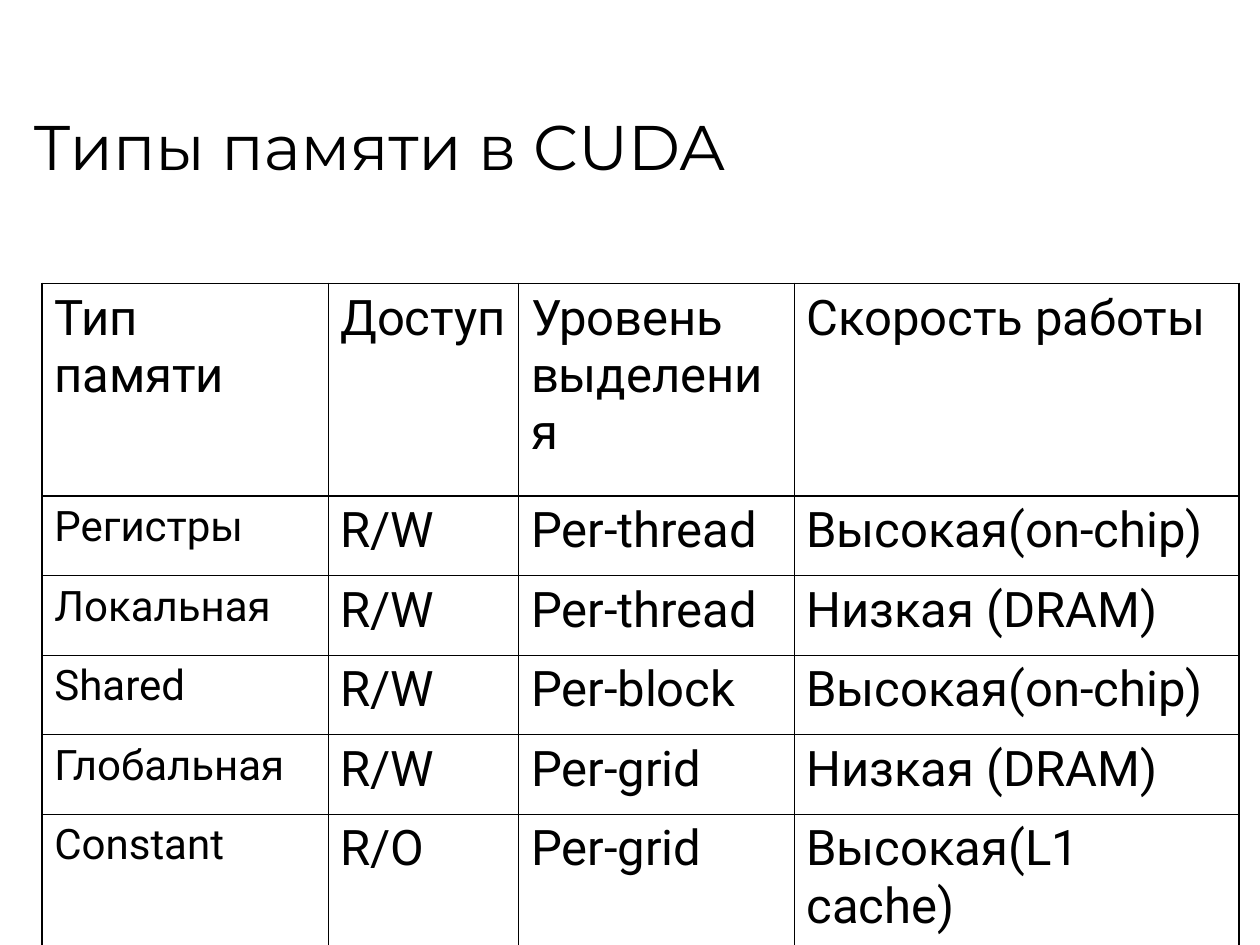
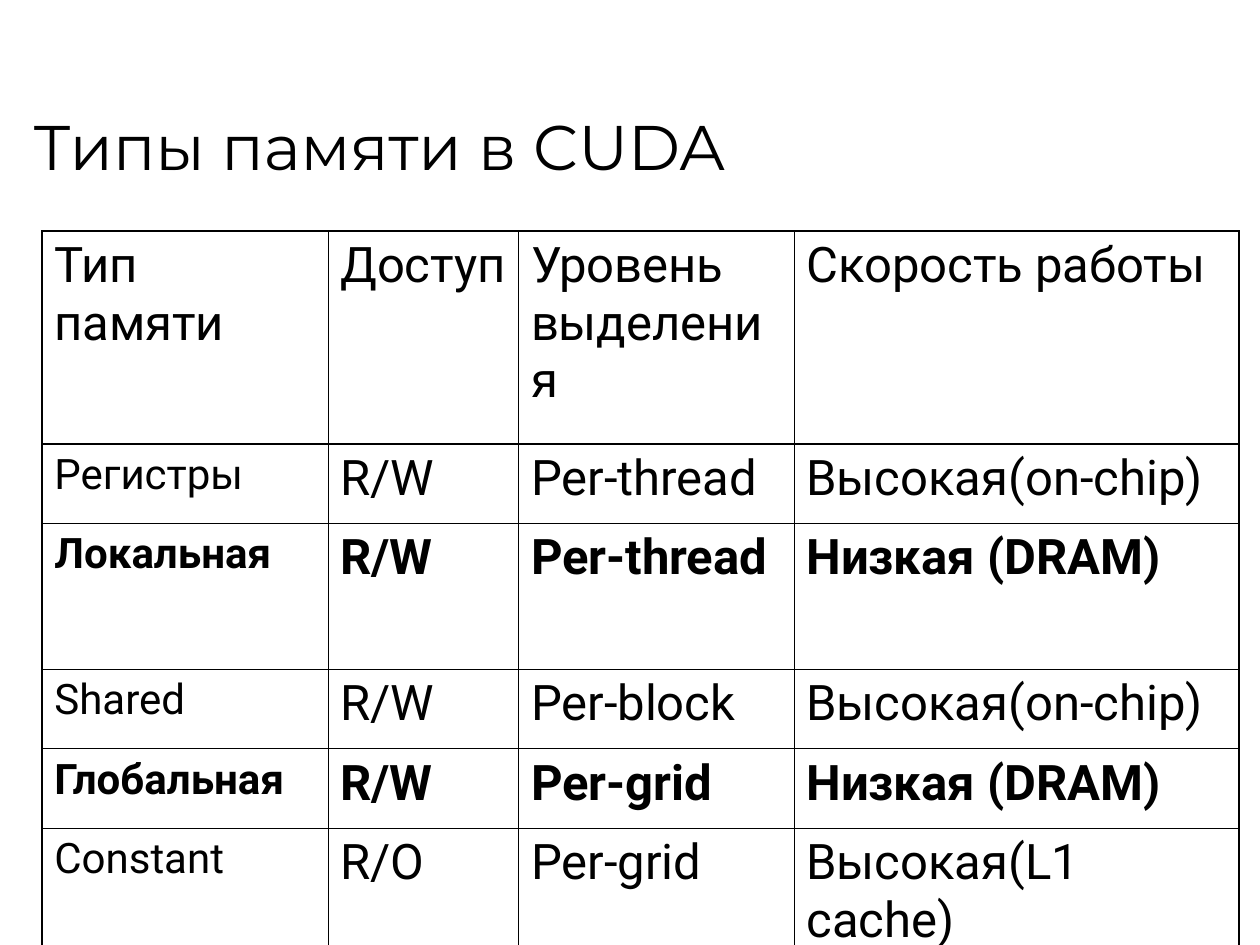
Before and after one commit to 7633/msu-cuda-course, a slide deck: slide 2 of Lectures/L3 10032009/Lection-3.ppt. Drawn at 1260x945 pixels with LibreOffice and Linux fonts; fonts in the diff are those of the drawing; background and template pictures are left out. Boxes give left, top, right and bottom in pixels: in the first picture for what was removed or moved away, otherwise in the second. Text is boxed around its words. In the diff, an @@ line names an element or a change of style, - is before the commit and + after.

Commit message:
[~] edit

```diff
--- a/Lectures/L3 10032009/Lection-3.ppt
+++ b/Lectures/L3 10032009/Lection-3.ppt
@@ table at [42, 231, 1239, 945] @@
@@ bold on in "Локальная", "R/W", "Per-thread", "Низкая (DRAM)" and 4 more places @@
@@ table: place and size @@
-table at [42, 284, 1239, 938]
+table at [42, 231, 1239, 945]
```
